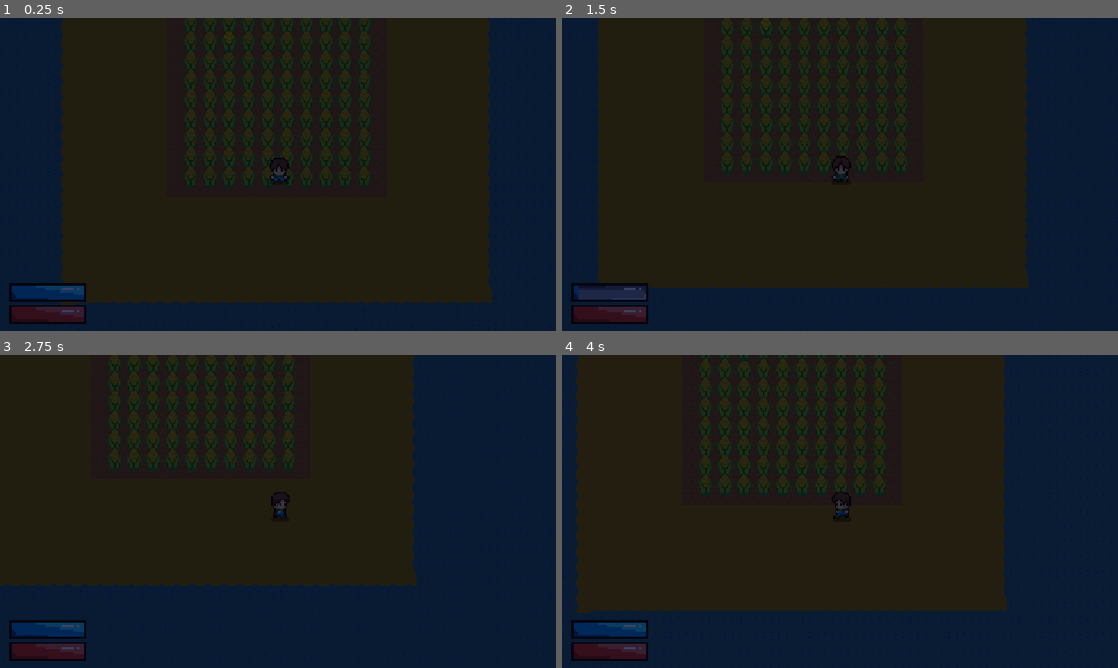
Above: before the commit, frames 1-4 (two rows, left to right).
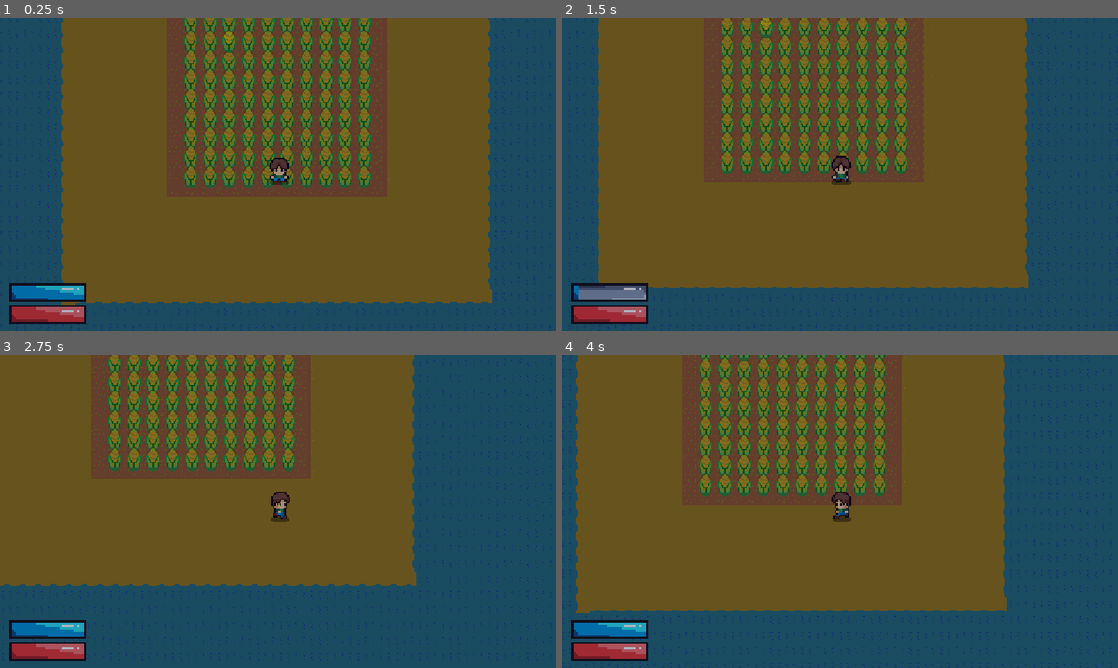
Above: after the commit, the same moments.

Repository: FaizeenHoque/thelastplot
Game: Godot game, scene res://Scenes/Default.tscn
The game is run twice, just before and just after one commit, with the same random seed, the same clock (stepped at 60 frames per second) and the same inputs.
Inputs (mouse positions are in pixels of both pictures, inside the frame that each line leads up to):
- Up to frame 1 (0.25 s): no input
- Up to frame 2 (1.5 s): tap Enter at 0.5 s; move the mouse to (962, 158) at 0.52 s; hold D (MoveRight) 0.53-1.28 s; tap Space (Slash) at 0.6 s; click (962, 158) at 0.67 s; move the mouse to (728, 190) at 1.27 s; hold S (MoveDown) from 1.28 s (still down); tap Alt at 1.35 s
- Up to frame 3 (2.75 s): move the mouse to (333, 442) at 2.02 s; release S (MoveDown) at 2.03 s; hold D (MoveRight) from 2.03 s (still down); tap Shift at 2.1 s
- Up to frame 4 (4 s): move the mouse to (812, 574) at 2.77 s; release D (MoveRight) at 2.78 s; hold W (MoveUp) 2.78-3.53 s; tap Space (Slash) at 2.85 s; click (812, 574) at 2.92 s; move the mouse to (1006, 558) at 3.52 s; hold A (MoveLeft) from 3.53 s (still down); tap Alt at 3.6 s

The runs differ from the first frame. In frame 1, 99% of the frame differs, in the area x 0-100%, y 0-100%; in frame 2, 99%; in frame 3, 99%; in frame 4, 99%.

Commit message:
Added collision to the water

Diff:
--- a/Scenes/ground.tscn
+++ b/Scenes/ground.tscn
@@ -17,6 +17,7 @@
 1:1/0 = 0
 2:1/0 = 0
 3:1/0 = 0
+3:1/0/physics_layer_0/polygon_0/points = PackedVector2Array(16, 16, 16, -16, 11.470707, -16, 11.470707, -10.196184, 8.921661, -5.098091, 8.603031, 2.8676758, 11.152077, 6.0539856, 11.152077, 16)
 4:1/0 = 0
 5:1/0 = 0
 6:1/0 = 0
@@ -40,6 +41,7 @@
 
 [sub_resource type="TileSet" id="TileSet_02qk3"]
 tile_size = Vector2i(32, 32)
+physics_layer_0/collision_layer = 1
 sources/0 = SubResource("TileSetAtlasSource_oltiy")
 
 [node name="Node2D" type="Node2D" unique_id=28402432]
--- a/game_manager.gd
+++ b/game_manager.gd
@@ -1,9 +1,9 @@
 extends Node
 
-var time := 0.0
+var time := 180.0
 const DAY_LENGTH := 1200.0
 
-var CurrentCycle := "Night"
+var CurrentCycle := "Day"
 
 @onready var canvas_modulate = get_tree().current_scene.get_node("CanvasModulate")
 var cropScene = preload("res://Scenes/crop.tscn")
